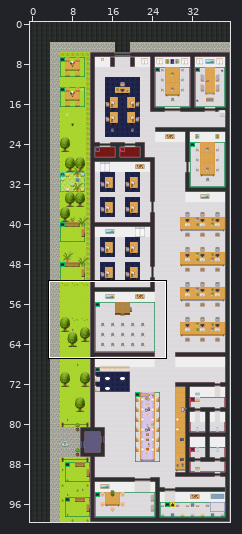
An edit to a level. Tiled map (JSON), map.tmj. The picture above shows the old version from afar; the outline marks the close-up.
Close-up. Earlier state:
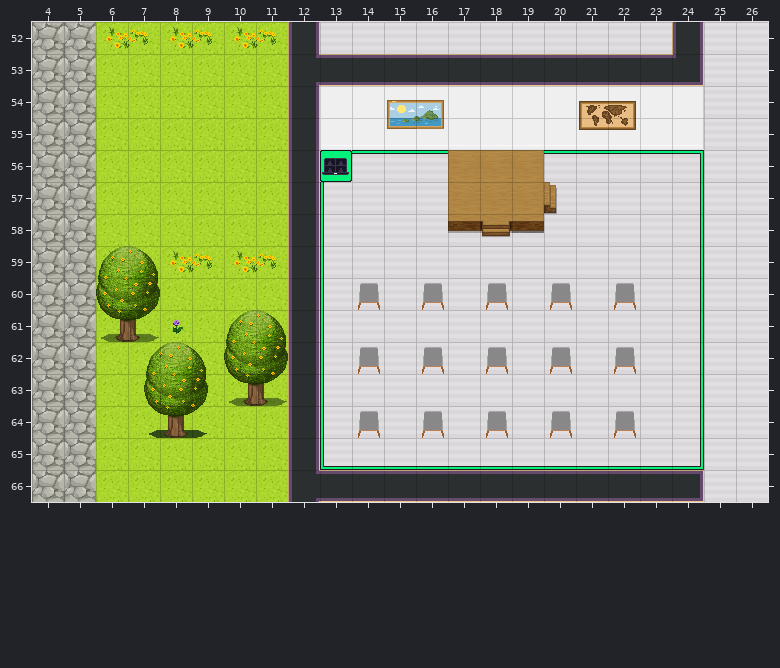
Cells are 32x32 px. Shown: x 4..26, y 52..66. The commit also changed other parts of the map, which this record leaves out.
After the commit:
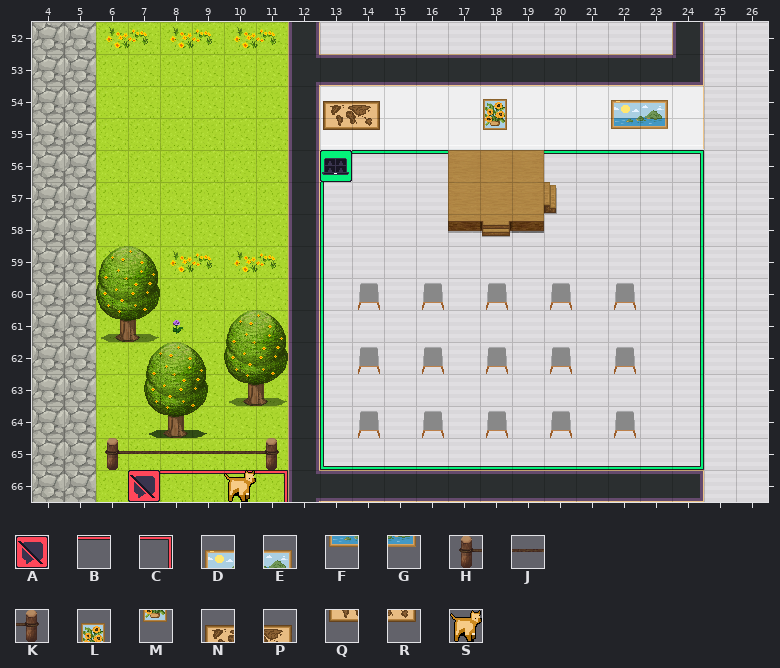
Key: from "Chunk 1": A 21, B 22, C 23, D 89, E 90, F 93, G 94, H 192, J 193, K 194, L 208, M 214, N 233, P 234, Q 235, R 236, S 251.
_ is an empty cell.
The edit:
Layer "floor/floor2":
y 66: x 7..11 _____ -> ABBBC
Layer "furniture/furniture3":
y 54: x 13..16 __DE -> NP__; x 18 _ -> L; x 21..23 NP_ -> _DE
y 55: x 13..16 __FG -> QR__; x 18 _ -> M; x 21..23 QR_ -> _FG
y 65: x 6..11 ______ -> HJJJJK
y 66: x 10 _ -> S
Changed places in both close-ups, as pixel boxes (x1, y1, x2, y2):
changed: (323, 100, 444, 130)
added: (483, 99, 507, 130)
changed: (579, 100, 668, 130)
added: (105, 438, 288, 502)
